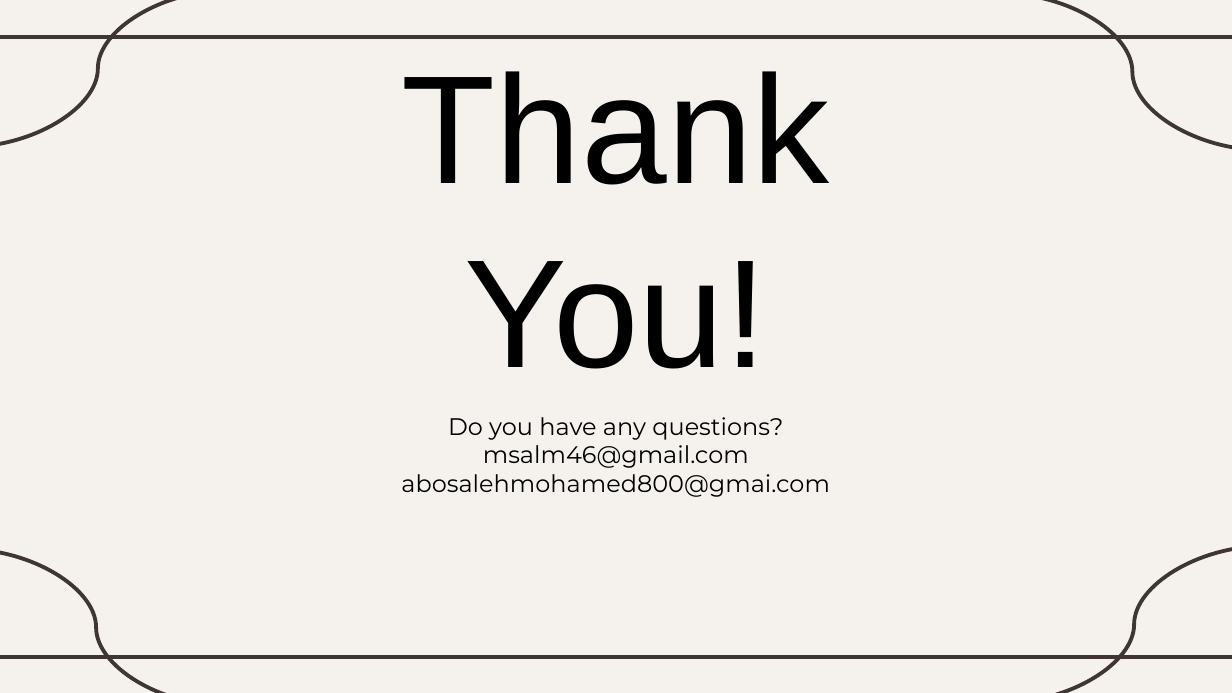
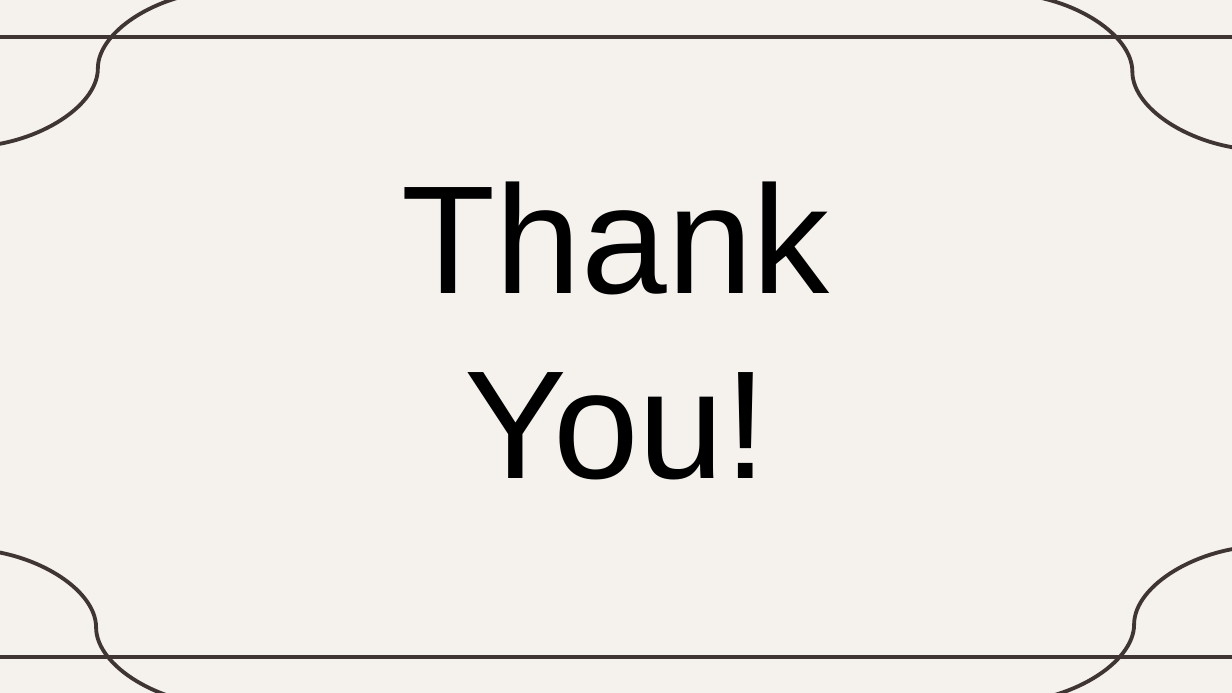
Before and after one commit to qotibaeiad/genom, a slide deck: slide 14 of Capstone Project Phase A-24-2-R-12 [Autosaved].pptx. Drawn at 1232x693 pixels with LibreOffice and Linux fonts; fonts in the diff are those of the drawing. Boxes give left, top, right and bottom in pixels: in the first picture for what was removed or moved away, otherwise in the second. Text is boxed around its words. In the diff, an @@ line names an element or a change of style, - is before the commit and + after.

Commit message:
change name

```diff
--- a/Capstone Project Phase A-24-2-R-12 [Autosaved].pptx
+++ b/Capstone Project Phase A-24-2-R-12 [Autosaved].pptx
@@ title "Thank You!": place and size @@
-title "Thank You!" at (402,71,830,369)
+title "Thank You!" at (402,181,830,480)
@@ subtitle removed at (401,417,830,497) @@
-Do you have any questions?
-msalm46@gmail.com
-abosalehmohamed800@gmai.com
```
